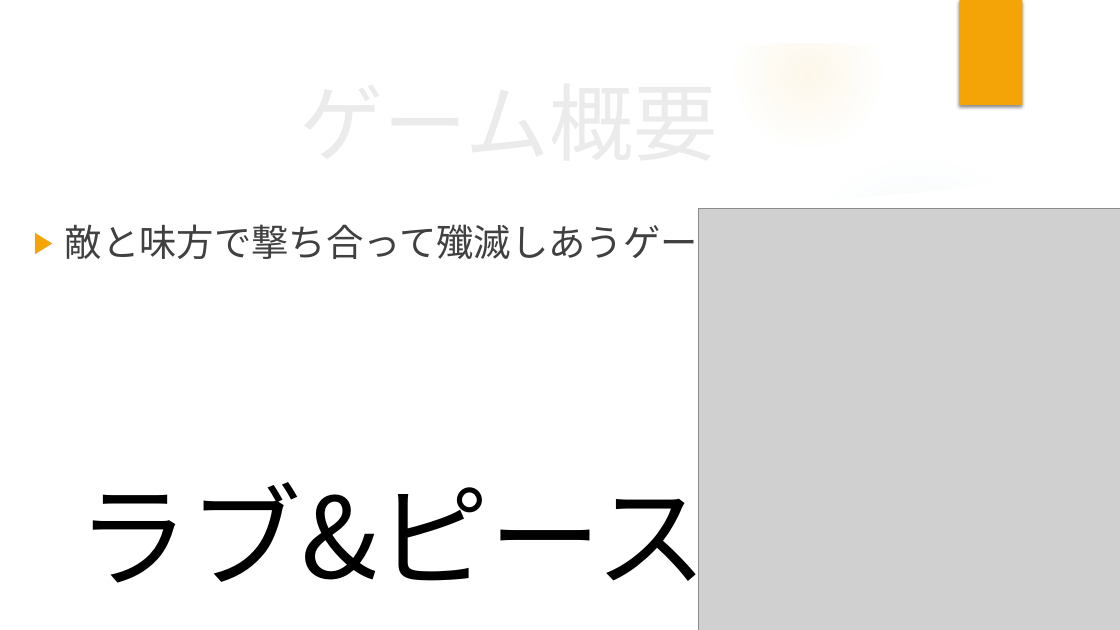
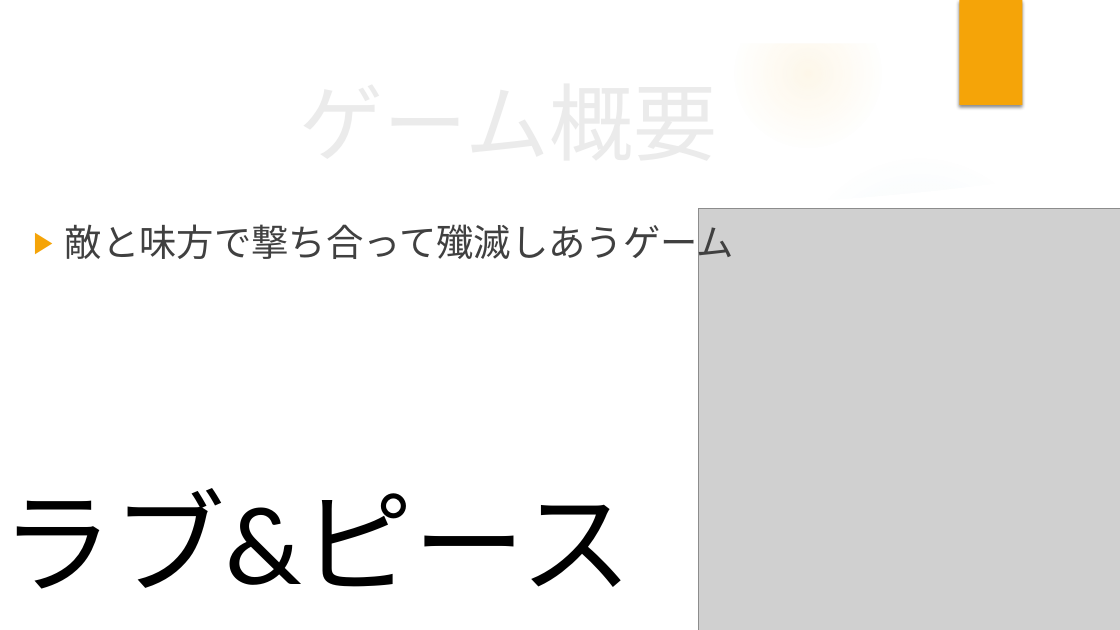
Before and after one commit to tmkttmkt/DevilTRex, a slide deck: slide 2 of その他/夏休みの課題のゲーム/RUZYEF_by對馬/PPPT/main.pptx. Drawn at 1120x630 pixels with LibreOffice and Linux fonts; fonts in the diff are those of the drawing; grey boxes stand for pictures; background and template pictures are left out. Boxes give left, top, right and bottom in pixels: in the first picture for what was removed or moved away, otherwise in the second. Text is boxed around its words. In the diff, an @@ line names an element or a change of style, - is before the commit and + after.

```diff
--- a/その他/夏休みの課題のゲーム/RUZYEF_by對馬/PPPT/main.pptx
+++ b/その他/夏休みの課題のゲーム/RUZYEF_by對馬/PPPT/main.pptx
@@ text "ラブ&ピース": place and size @@
-text "ラブ&ピース" at (77,465,708,606)
+text "ラブ&ピース" at (1,488,632,589)
@@ text "ラブ&ピース" at (1,488,632,589): font Noto Sans CJK JP to Calibri @@
```
Also in this commit, not shown: 1 other slide changed.
